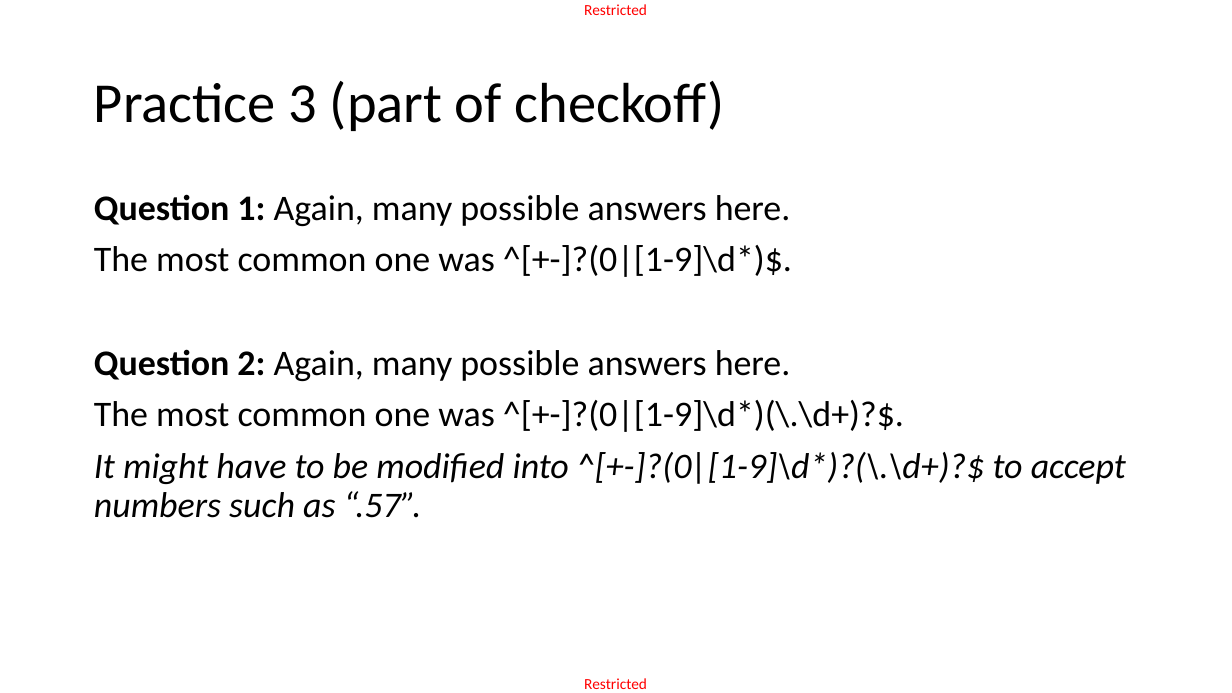
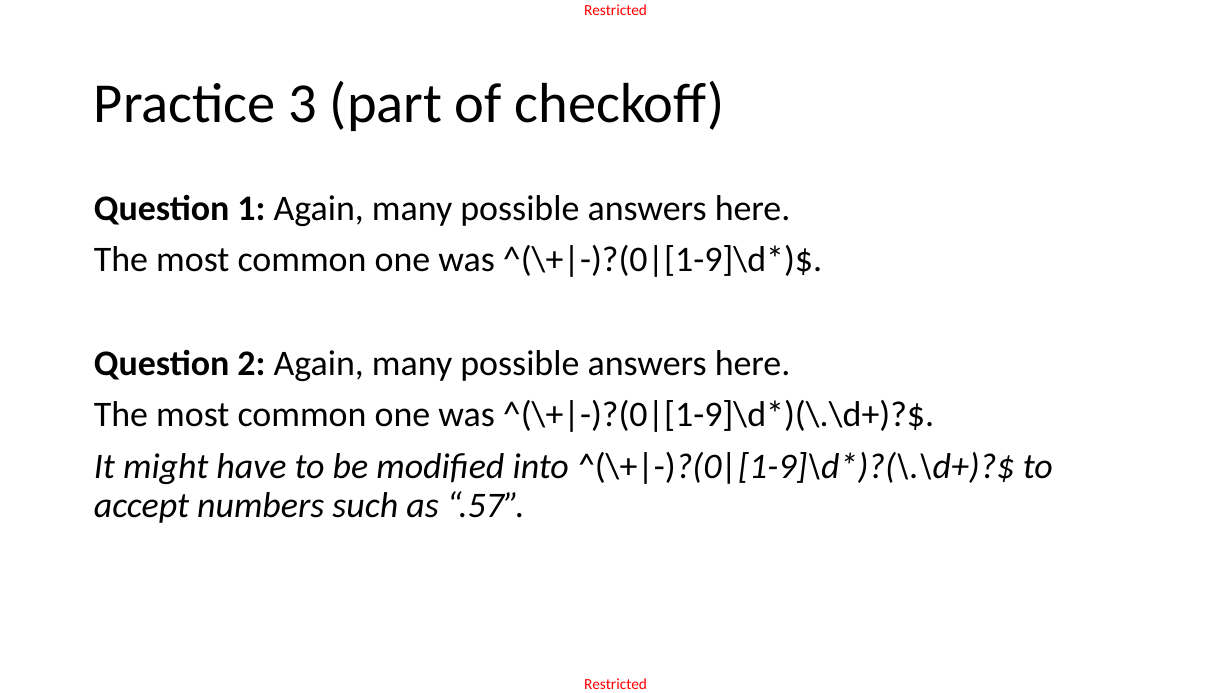
Before and after one commit to matthieudemari/SUTD_PLC_50_051, a slide deck: slide 13 of W5/W5S3 - FSM and RegEx Practice/Solutions/W5S3_solutions.pptx. Drawn at 1232x693 pixels with LibreOffice and Linux fonts; fonts in the diff are those of the drawing. Boxes give left, top, right and bottom in pixels: in the first picture for what was removed or moved away, otherwise in the second. Text is boxed around its words. In the diff, an @@ line names an element or a change of style, - is before the commit and + after.

```diff
--- a/W5/W5S3 - FSM and RegEx Practice/Solutions/W5S3_solutions.pptx
+++ b/W5/W5S3 - FSM and RegEx Practice/Solutions/W5S3_solutions.pptx
@@ text at [94, 245, 822, 277]: text changed @@
-The most common one was ^[+-]?(0|[1-9]\d*)$.
+The most common one was ^(\+|-)?(0|[1-9]\d*)$.
@@ text at [94, 400, 1053, 523]: text changed @@
-The most common one was ^[+-]?(0|[1-9]\d*)(\.\d+)?$.
-It might have to be modified into ^[+-]?(0|[1-9]\d*)?(\.\d+)?$ to accept numbers such as “.57”.
+The most common one was ^(\+|-)?(0|[1-9]\d*)(\.\d+)?$.
+It might have to be modified into ^(\+|-)?(0|[1-9]\d*)?(\.\d+)?$ to accept numbers such as “.57”.
```
Also in this commit, not shown: 54 other files.
